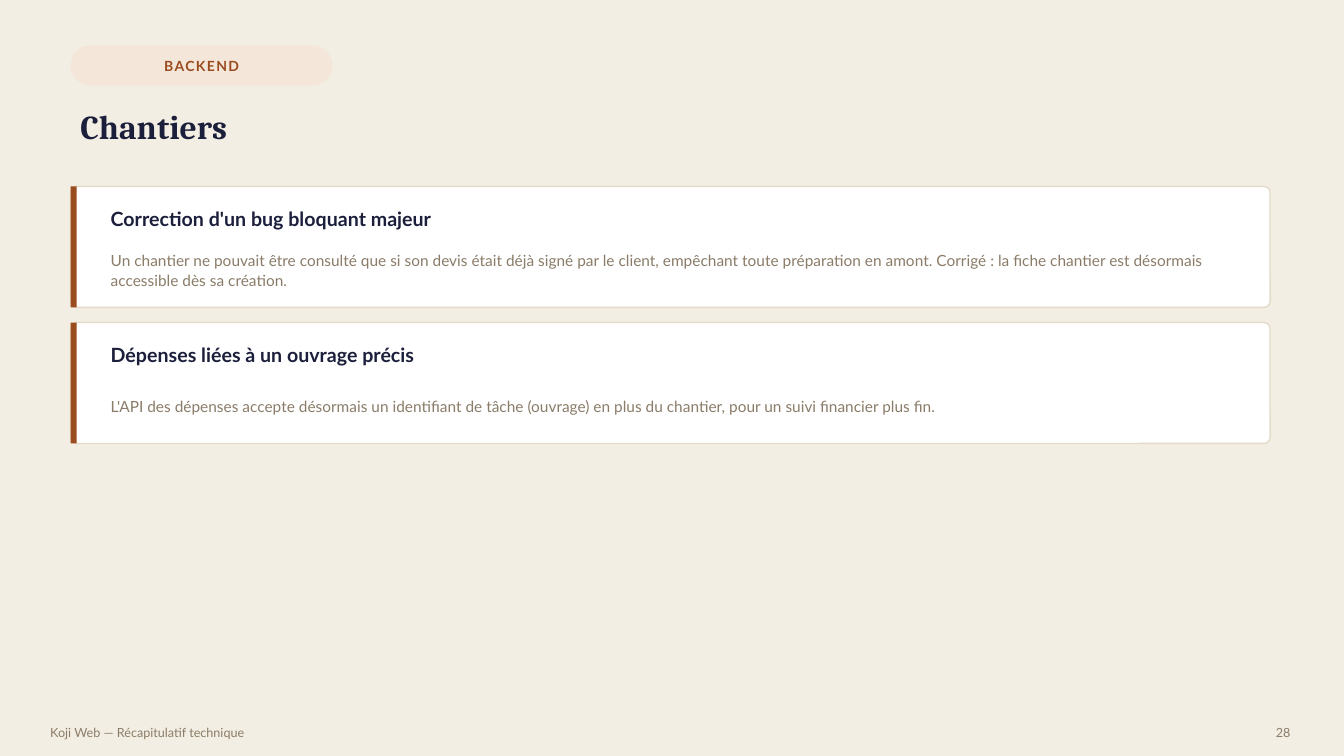
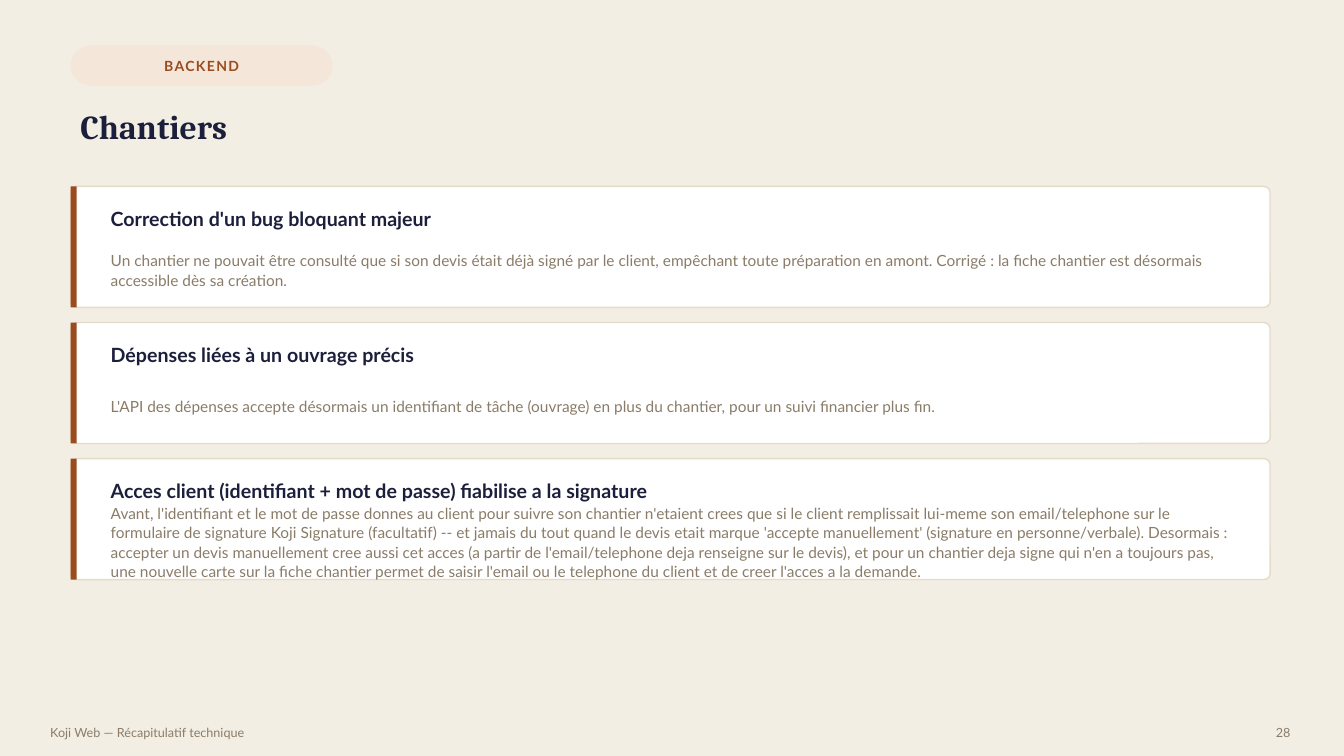
Before and after one commit to bouhouchimira-prog/web-app-Koji, a slide deck: slide 28 of docs/manager-recap/Recap-Koji-Manager.pptx. Drawn at 1344x756 pixels with LibreOffice and Linux fonts; fonts in the diff are those of the drawing. Boxes give left, top, right and bottom in pixels: in the first picture for what was removed or moved away, otherwise in the second. Text is boxed around its words. In the diff, an @@ line names an element or a change of style, - is before the commit and + after.

```diff
--- a/docs/manager-recap/Recap-Koji-Manager.pptx
+++ b/docs/manager-recap/Recap-Koji-Manager.pptx
@@ rounded rectangle added at (x1=71, y1=459, x2=1270, y2=580), fill #FFFFFF, outline #E4DCCB 1 pt @@
@@ rectangle added at (x1=71, y1=459, x2=77, y2=580), fill #9A4C1F @@
@@ text added at (x1=111, y1=483, x2=647, y2=502), 14 pt, text #1B1F3B, bold @@
+Acces client (identifiant + mot de passe) fiabilise a la signature
@@ text added at (x1=111, y1=507, x2=1220, y2=580), 11 pt, text #8A7C68 @@
+Avant, l'identifiant et le mot de passe donnes au client pour suivre son chantier n'etaient crees que si le client remplissait lui-meme son email/telephone sur le formulaire de signature Koji Signature (facultatif) -- et jamais du tout quand le devis etait marque 'accepte manuellement' (signature en personne/verbale). Desormais : accepter un devis manuellement cree aussi cet acces (a partir de l'email/telephone deja renseigne sur le devis), et pour un chantier deja signe qui n'en a toujours pas, une nouvelle carte sur la fiche chantier permet de saisir l'email ou le telephone du client et de creer l'acces a la demande.
```
Also in this commit, not shown: 2 other slides changed, 7 other files.
